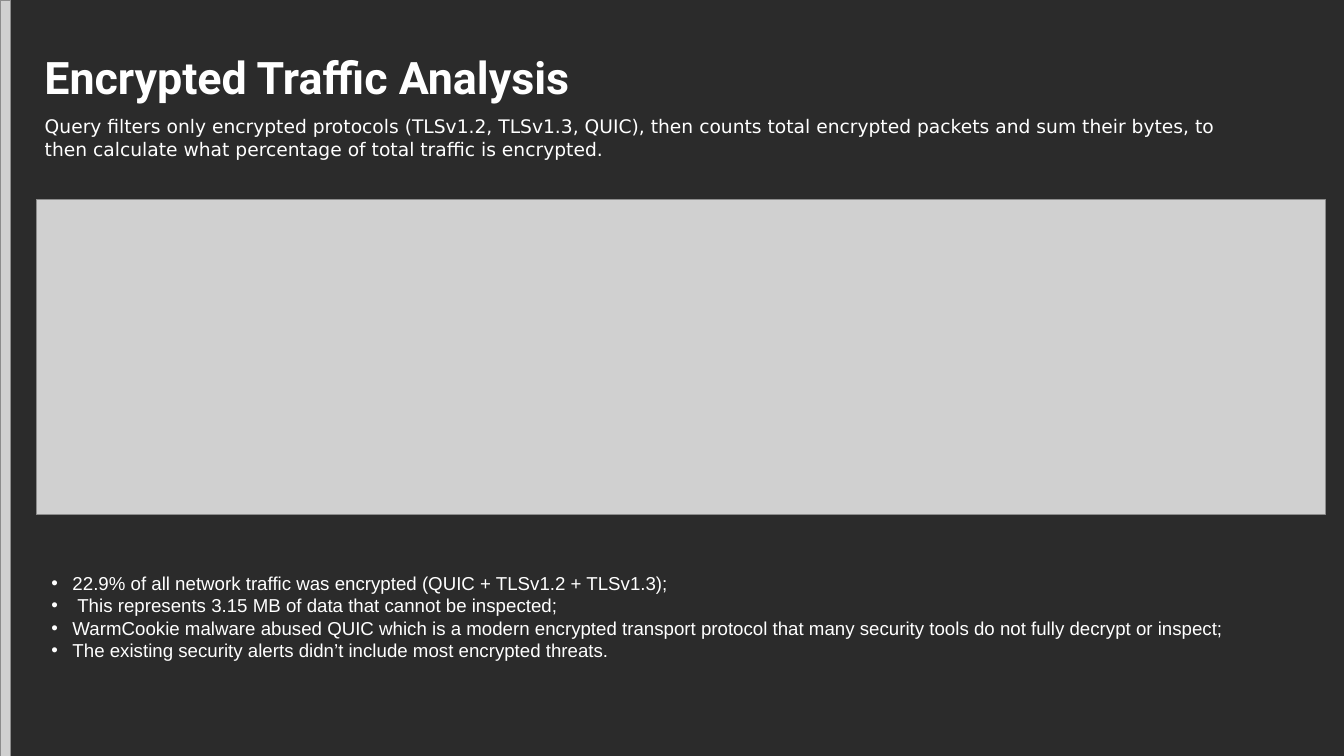
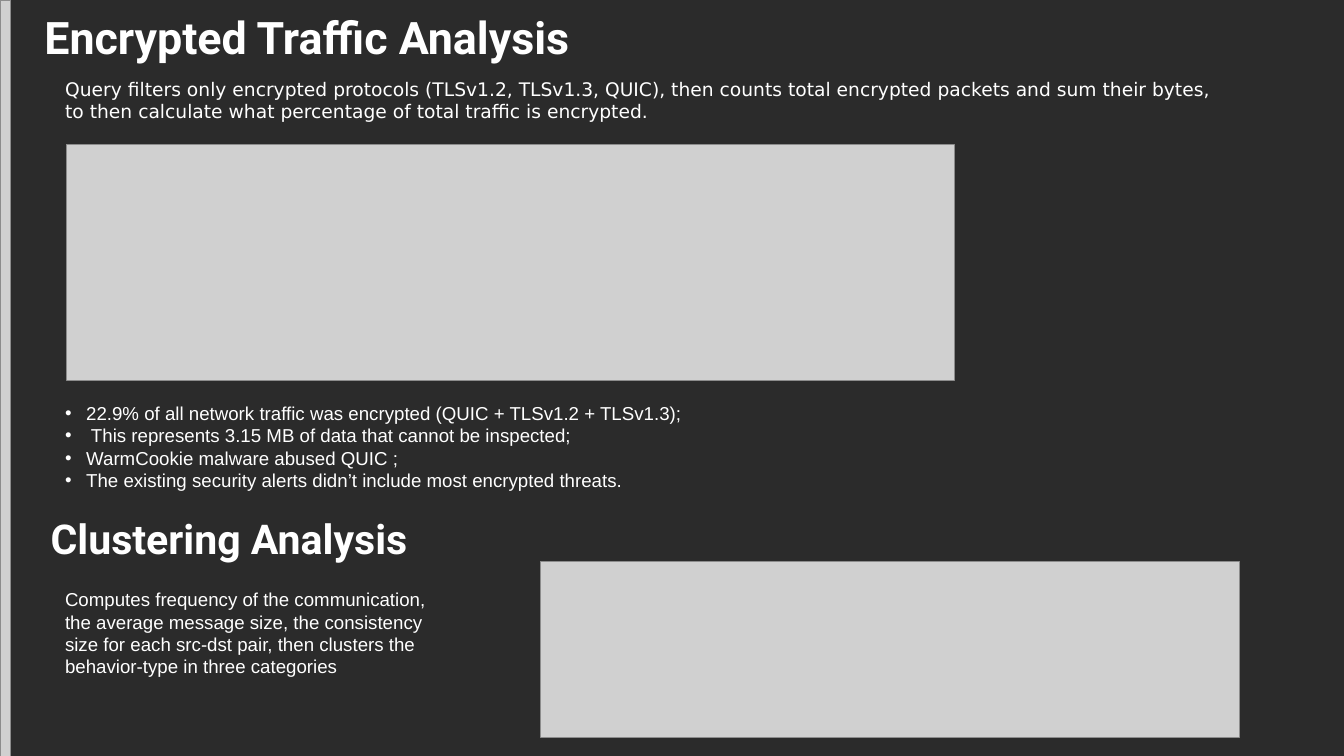
Before and after one commit to MelissaAbdelkafi/Splunk-Entreprise-Evaluation-in-Threat-Detection, a slide deck: slide 12 of SplunkEvaluationPresentation.pptx (slide 16 before the commit). Drawn at 1344x756 pixels with LibreOffice and Linux fonts; fonts in the diff are those of the drawing; grey boxes stand for pictures; background and template pictures are left out; a plain dark background stands for a picture behind light text. Boxes give left, top, right and bottom in pixels: in the first picture for what was removed or moved away, otherwise in the second. Text is boxed around its words. In the diff, an @@ line names an element or a change of style, - is before the commit and + after.

```diff
--- a/SplunkEvaluationPresentation.pptx
+++ b/SplunkEvaluationPresentation.pptx
@@ title "Encrypted Traffic Analysis": place and size @@
-title "Encrypted Traffic Analysis" at box(44, 60, 569, 104)
+title "Encrypted Traffic Analysis" at box(44, 20, 569, 64)
@@ text "Query filters only encrypted protocols ..." rewrapped from box(45, 119, 1214, 160) to box(65, 82, 1209, 122) @@
@@ picture: place and size @@
-picture at box(36, 200, 1326, 515)
+picture at box(67, 144, 954, 380)
@@ text "22.9% of all network traffic ...": place and size @@
-text "22.9% of all network traffic ..." at box(72, 576, 1222, 661)
+text "22.9% of all network traffic ..." at box(86, 406, 681, 491)
@@ text at box(86, 451, 388, 469): text changed @@
-• WarmCookie malware abused QUIC which is a modern encrypted transport protocol that many security tools do not fully decrypt or inspect;
+• WarmCookie malware abused QUIC ;
@@ text added at box(51, 523, 407, 563), 44 pt, text #FFFFFF, bold @@
+Clustering Analysis
@@ picture added at box(541, 562, 1240, 737) @@
@@ text added at box(65, 592, 425, 677), 20 pt, text #FFFFFF @@
+Computes frequency of the communication, the average message size, the consistency size for each src-dst pair, then clusters the behavior-type in three categories
```
Also in this commit, not shown: 5 other slides changed, 5 slides removed.
